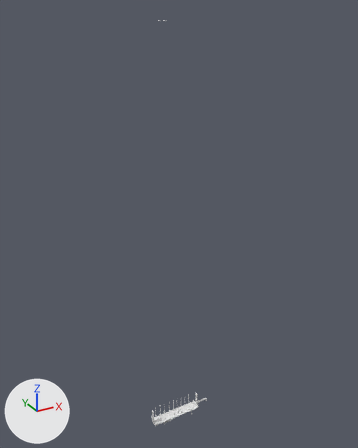
Renders of the FBX model log_trailer/meshes/trucks/tuning/main.fbx from each side of a commit.
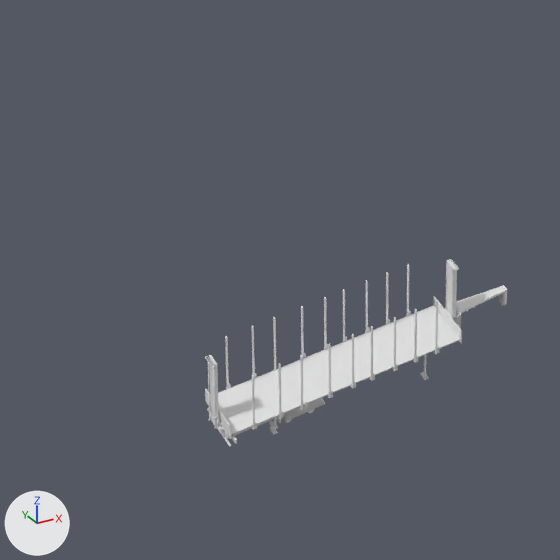
There are two pictures of each version: one whole from a 50 mm lens placed at (-0.54, -0.918, 1.034), pointed at (-0.021, 0.025, 0.562), one close up on the part from 32% to 60% of the width and 77% to 100% of the height. Arrows for +X, +Y and +Z are at lower left; the lights stay in place. Materials are left out; every surface is plain grey. Where no turn or scale is listed for an object, it has been applied to the vertices. Vertices at the same position are counted once.

Script lines for the objects in view, before the commit:
```python
me_cube_015 = bpy.data.meshes.new('Cube.015')
me_cube_015.from_pydata(...)  # 86 vertices, 76 faces; spans x -0.0862..0.0245, y -0.0131..0.0129, z 0.01..0.0264
me_cube_016 = bpy.data.meshes.new('Cube.016')
me_cube_016.from_pydata(...)  # 432 vertices, 338 faces; spans x -0.1117..0.0192, y -0.0152..0.0151, z 0.0173..0.052
me_cube_016_cube_183 = bpy.data.meshes.new('Cube.016_Cube.183')
me_cube_016_cube_183.from_pydata(...)  # 56 vertices, 34 faces; spans x -0.0015..0.0011, y -0.0117..0.0117, z 0.0091..0.0155
me_cube_13680 = bpy.data.meshes.new('Cube.13680')
me_cube_13680.from_pydata(...)  # 2780 vertices, 2170 faces; spans x -0.0228..0.1157, y -0.0152..0.0148, z 0.0169..0.052
me_cube_13680.materials.append(mat_lift_mat)
me_cube_13797 = bpy.data.meshes.new('Cube.13797')
me_cube_13797.from_pydata(...)  # 602 vertices, 482 faces; spans x -0.001..0.167, y -0.016..0.017, z -0.008..0.04
me_cube_675 = bpy.data.meshes.new('Cube.675')
me_cube_675.from_pydata(...)  # 21953 vertices, 16717 faces; spans x 0.03..0.199, y -0.022..0.008, z -0.028..0.029
me_cube_675.materials.append(mat_main_mat)
ob_cdt_anchor_003 = bpy.data.objects.new('cdt_Anchor.003', me_cube_016_cube_183)
ob_cdt_anchor_003.location = (-0.0856, 0.0, -0.0114)
ob_cdt_body = bpy.data.objects.new('cdt_Body', me_cube_13797)
ob_cdt_body.location = (-0.1133, -0.0001, 0.0079)
ob_cdt_lift_004 = bpy.data.objects.new('cdt_Lift.004', me_cube_016)
ob_cdt_lift_004.location = (0.0, 0.0, -0.008)
ob_cdt_rootnode_004 = bpy.data.objects.new('cdt_RootNode.004', me_cube_015)
ob_cdt_rootnode_004.location = (0.0, 0.0, -0.0081)
ob_lift_001 = bpy.data.objects.new('lift.001', me_cube_13680)
ob_lift_001.location = (-0.0929, 0.0002, -0.0081)
ob_main_001 = bpy.data.objects.new('main.001', me_cube_675)
ob_main_001.location = (-0.1453, 0.007, 0.0194)
```
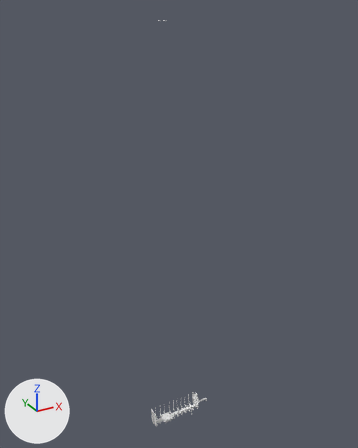
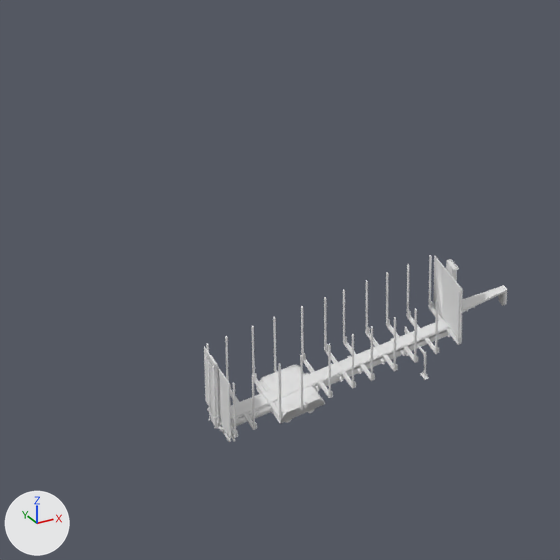
Where the newer file only moved an object's origin or applied its transform, the numbers keep the older frame.

Location of each change, [x1, y1, x2, y2] in pixels of the close-ups (560 x 560 px; the box of a moved part takes in the faces that stretch with it):
'cdt_Body', reshaped
    before: [209, 260, 507, 447]
    after: [209, 260, 507, 442]
'cdt_Lift.004', reshaped
    before: [205, 264, 462, 439]
    after: [204, 255, 463, 439]
'main.001', reshaped
    before: [205, 259, 506, 446]
    after: [205, 259, 506, 441]
'lift.001', reshaped
    before: [206, 265, 460, 438]
    after: [206, 255, 460, 437]
'cdt_Anchor.003', deleted
    before: [269, 421, 278, 435]
part 1 of me_cube_675, deleted
    before: [232, 363, 405, 435]
part 2 of me_cube_675, built on
    before: [405, 340, 460, 363]
    after: [431, 305, 461, 344]
part 3 of me_cube_675, moved or reshaped (not visible before)
    after: [222, 407, 273, 432]
part 4 of me_cube_13797, deleted
    before: [218, 305, 460, 444]
part 5 of me_cube_016, added
    after: [430, 255, 432, 306]
part 6 of me_cube_016, added
    after: [233, 382, 236, 435]
part 7 of me_cube_016, added
    after: [458, 291, 461, 344]
part 8 of me_cube_016, moved or reshaped
    before: [433, 296, 462, 343]
    after: [433, 256, 463, 343]
part 9 of me_cube_016, moved or reshaped
    before: [205, 389, 231, 439]
    after: [204, 347, 231, 439]
part 10 of me_cube_015, moved or reshaped
    before: [277, 400, 321, 419]
    after: [261, 320, 449, 419]
part 11 of me_cube_13680, moved or reshaped (not visible before)
    after: [457, 291, 459, 341]
part 12 of me_cube_13680, added
    after: [447, 329, 460, 345]
part 13 of me_cube_13680, added
    after: [429, 255, 430, 306]
part 14 of me_cube_13680, moved or reshaped
    before: [206, 298, 460, 438]
    after: [216, 257, 444, 426]

Patch to the scene script:
```diff
--- a/log_trailer/meshes/trucks/tuning/main.fbx.py
+++ b/log_trailer/meshes/trucks/tuning/main.fbx.py
@@ me_cube_016 @@
-me_cube_016.from_pydata(...)  # 432 vertices, 338 faces; spans x -0.1117..0.0192, y -0.0152..0.0151, z 0.0173..0.052
+me_cube_016.from_pydata(...)  # 472 vertices, 374 faces; spans x -0.1117..0.0192, y -0.0152..0.0151, z 0.0173..0.052
+# me_cube_016 part 5: a new loose piece, a box spanning x 0.01649..0.01715, y 0.01373..0.01483, z 0.01816..0.05202
+# me_cube_016 part 6: a new loose piece, a box spanning x -0.10973..-0.10907, y -0.01499..-0.01389, z 0.01816..0.05202
+# me_cube_016 part 7: a new loose piece, a box spanning x 0.01647..0.01713, y -0.01502..-0.01392, z 0.01816..0.05202
+# me_cube_016 part 8: 4 vertices moved from x 0.0185..0.019, y -0.014..0.0136, z 0.0252 to x 0.0185..0.019, y -0.014..0.0136, z 0.052
+# me_cube_016 part 9: 4 vertices moved from x -0.1117..-0.1112, y -0.014..0.0136, z 0.0252 to x -0.1117..-0.1112, y -0.014..0.0136, z 0.052
@@ me_cube_015 @@
-me_cube_015.from_pydata(...)  # 86 vertices, 76 faces; spans x -0.0862..0.0245, y -0.0131..0.0129, z 0.01..0.0264
+me_cube_015.from_pydata(...)  # 86 vertices, 76 faces; spans x -0.0856..0.0245, y -0.0131..0.0129, z 0.0101..0.0265
+# me_cube_015 part 10: 16 of 86 vertices moved; they spanned x -0.0862..0.0245, y -0.0131..0.0129, z 0.01..0.0192 and now span x -0.0854..0.0245, y -0.0131..0.0129, z 0.0101..0.0184; mean shift (0.0006, 0.0, -0.0004); largest move (-0.0862, 0.0128, 0.0188) -> (-0.0809, 0.0128, 0.0181)
@@ me_cube_13680 @@
-me_cube_13680.from_pydata(...)  # 2780 vertices, 2170 faces; spans x -0.0228..0.1157, y -0.0152..0.0148, z 0.0169..0.052
+me_cube_13680.from_pydata(...)  # 3072 vertices, 2329 faces; spans x -0.0228..0.1157, y -0.0152..0.0148, z 0.0169..0.0521
+# me_cube_13680 part 11: the loose piece of 16 vertices spanning x 0.0963..0.097, y -0.0151..-0.0141, z 0.0193..0.052 is moved by (0.013, 0.0, 0.0001)
+# me_cube_13680 part 12: a new loose piece of 62 vertices spanning x 0.1092..0.1101, y -0.0152..-0.0027, z 0.0174..0.0195
+# me_cube_13680 part 13: a new loose piece of 16 vertices spanning x 0.1093..0.11, y 0.0136..0.0147, z 0.0194..0.0521
+# me_cube_13680 part 14: 312 vertices moved from x -0.021..0.1139, y -0.0151..0.0148, z 0.0169..0.0251 to x -0.021..0.1139, y -0.0151..0.0148, z 0.0174..0.052; 605 vertices removed from x -0.0227..0.1156, y -0.0151..0.0148, z 0.0169..0.052; 615 vertices added at x -0.0227..0.1156, y -0.0151..0.0148, z 0.0174..0.0521
@@ me_cube_675 @@
-me_cube_675.from_pydata(...)  # 21953 vertices, 16717 faces; spans x 0.03..0.199, y -0.022..0.008, z -0.028..0.029
+me_cube_675.from_pydata(...)  # 21829 vertices, 16636 faces; spans x 0.03..0.199, y -0.022..0.008, z -0.028..0.029
+# me_cube_675 part 1: 14 loose pieces with 252 vertices, spanning x 0.034..0.132, y -0.02..0.006, z -0.018..-0.008, are deleted
+# me_cube_675 part 2: 23 vertices removed from x 0.132..0.164, y -0.02..0.006, z -0.009..-0.008; 119 vertices added at x 0.163..0.164, y -0.022..0.008, z -0.01..-0.008
+# me_cube_675 part 3: 22 vertices moved from x 0.034..0.036, y -0.012..-0.002, z -0.017..-0.014 to x 0.034..0.062, y -0.012..-0.002, z -0.017..-0.012; 24 vertices removed from x 0.034..0.035, y -0.014..0.0, z -0.015..-0.014; 24 vertices added at x 0.034..0.035, y -0.014..0.0, z -0.014..-0.012
@@ me_cube_13797 @@
-me_cube_13797.from_pydata(...)  # 602 vertices, 482 faces; spans x -0.001..0.167, y -0.016..0.017, z -0.008..0.04
+me_cube_13797.from_pydata(...)  # 610 vertices, 492 faces; spans x -0.001..0.167, y -0.015..0.015, z -0.008..0.04
+# me_cube_13797 part 4: 10 loose pieces with 80 vertices, spanning x 0.002..0.132, y -0.016..0.017, z -0.006..0.003, are deleted
@@ ob_cdt_anchor_003 @@
-ob_cdt_anchor_003 = bpy.data.objects.new('cdt_Anchor.003', me_cube_016_cube_183)
```
